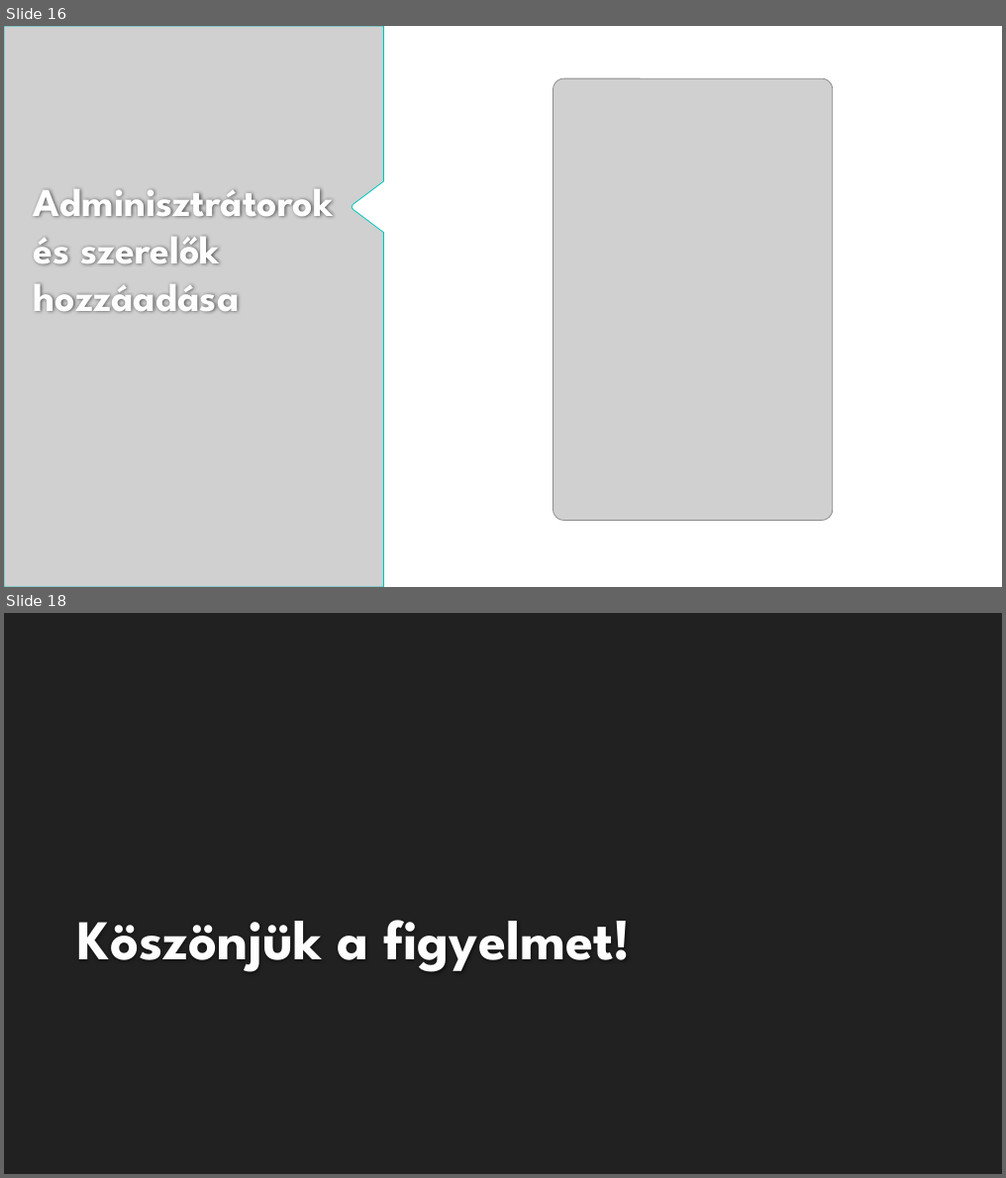
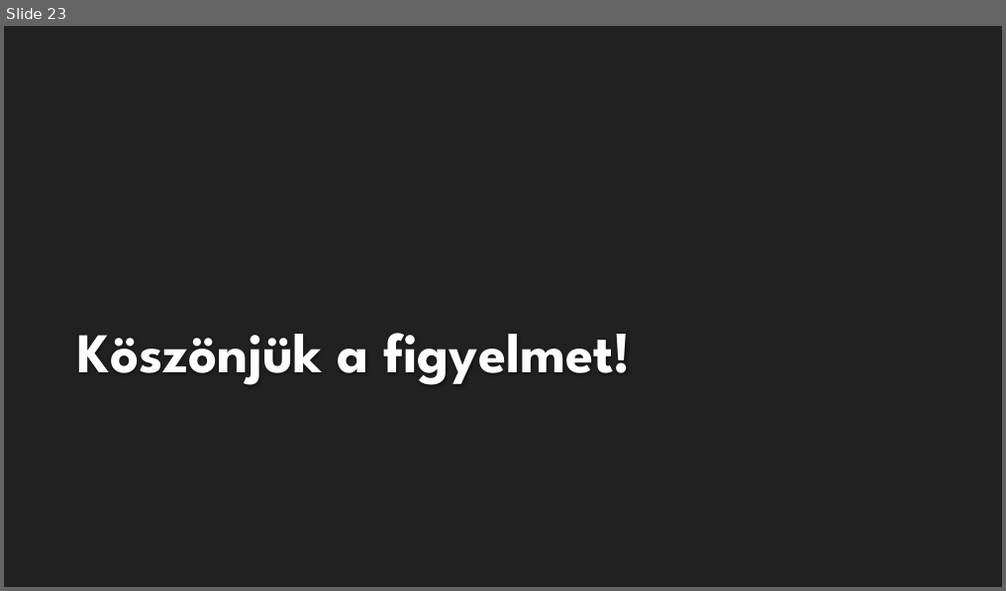
Before and after one commit to Andris2579/automuhely, a slide deck: Autóműhely.pptx. Shown one above the other, each under a label of ours: slides 16 and 18 before the commit, slide 23 after it; the slides between them are not shown. The pictures are 1006x1178 and 1006x591 pixels, drawn with LibreOffice and Linux fonts; fonts in the diff are those of the drawing; grey boxes stand for pictures; background and template pictures are left out. Boxes give left, top, right and bottom in pixels: in the first picture for what was removed or moved away, otherwise in the second. Text is boxed around its words. In the diff, an @@ line names an element or a change of style, - is before the commit and + after.

```diff
--- a/Autóműhely.pptx
+++ b/Autóműhely.pptx
@@ slide 16 removed at [4, 26, 1002, 587], background #FFFFFF @@
@@ picture removed at [4, 26, 383, 587] @@
@@ picture removed at [553, 78, 833, 520] @@
@@ title removed at [34, 189, 334, 312] @@
-Adminisztrátorok és szerelők hozzáadása
@@ what was slide 18 is now slide 23 @@
```
Also in this commit, not shown: 10 slides changed, 9 slides added, 3 other slides removed.
